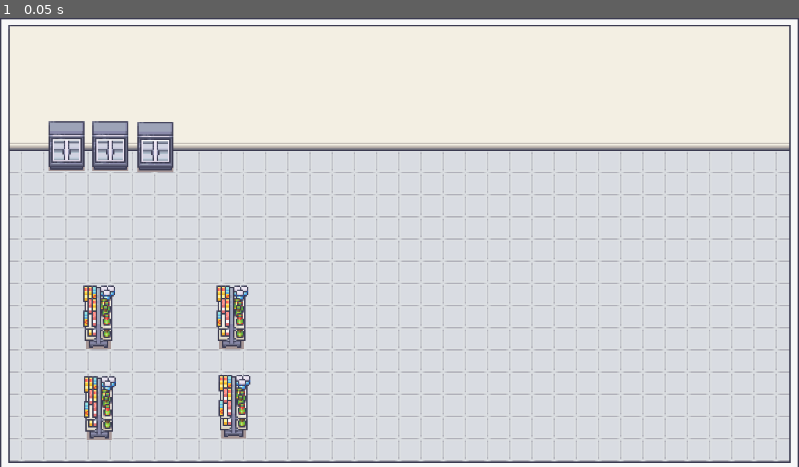
Above: before the commit, frame 1.
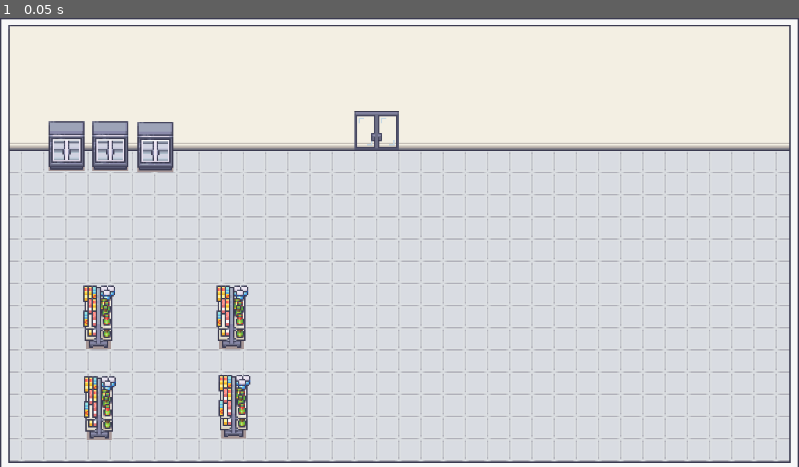
Above: after the commit, the same moment.

Repository: emilykrohn/Checkout
Game: Godot game, scene res://Scenes/main.tscn
The game is run twice, just before and just after one commit, with the same random seed, the same clock (stepped at 60 frames per second) and the same inputs.
Inputs:
- Up to frame 1 (0.05 s): no input

The runs differ from the first frame. In frame 1, 0.2% of the frame differs, in the area x 44-50%, y 20-30%.

Commit message:
Create door scene and add it to game scene

Diff:
--- /dev/null
+++ b/Scenes/doors.tscn
@@ -0,0 +1,84 @@
+[gd_scene load_steps=12 format=3 uid="uid://ceicocortr3nw"]
+
+[ext_resource type="Texture2D" uid="uid://bm8ak2tf5wcrt" path="res://Art/Doors/animated_door_glass_double_32x32.png" id="1_jhn2t"]
+
+[sub_resource type="AtlasTexture" id="AtlasTexture_8pxrg"]
+atlas = ExtResource("1_jhn2t")
+region = Rect2(0, 0, 64, 96)
+
+[sub_resource type="AtlasTexture" id="AtlasTexture_bsg6b"]
+atlas = ExtResource("1_jhn2t")
+region = Rect2(0, 0, 64, 96)
+
+[sub_resource type="AtlasTexture" id="AtlasTexture_m45hu"]
+atlas = ExtResource("1_jhn2t")
+region = Rect2(64, 0, 64, 96)
+
+[sub_resource type="AtlasTexture" id="AtlasTexture_gnv7t"]
+atlas = ExtResource("1_jhn2t")
+region = Rect2(128, 0, 64, 96)
+
+[sub_resource type="AtlasTexture" id="AtlasTexture_u1xns"]
+atlas = ExtResource("1_jhn2t")
+region = Rect2(192, 0, 64, 96)
+
+[sub_resource type="AtlasTexture" id="AtlasTexture_dsji0"]
+atlas = ExtResource("1_jhn2t")
+region = Rect2(256, 0, 64, 96)
+
+[sub_resource type="AtlasTexture" id="AtlasTexture_8iibw"]
+atlas = ExtResource("1_jhn2t")
+region = Rect2(320, 0, 64, 96)
+
+[sub_resource type="AtlasTexture" id="AtlasTexture_0cn0n"]
+atlas = ExtResource("1_jhn2t")
+region = Rect2(384, 0, 64, 96)
+
+[sub_resource type="AtlasTexture" id="AtlasTexture_nisdi"]
+atlas = ExtResource("1_jhn2t")
+region = Rect2(448, 0, 64, 96)
+
+[sub_resource type="SpriteFrames" id="SpriteFrames_ak5lx"]
+animations = [{
+"frames": [{
+"duration": 1.0,
+"texture": SubResource("AtlasTexture_8pxrg")
+}],
+"loop": true,
+"name": &"closed",
+"speed": 5.0
+}, {
+"frames": [{
+"duration": 1.0,
+"texture": SubResource("AtlasTexture_bsg6b")
+}, {
+"duration": 1.0,
+"texture": SubResource("AtlasTexture_m45hu")
+}, {
+"duration": 1.0,
+"texture": SubResource("AtlasTexture_gnv7t")
+}, {
+"duration": 1.0,
+"texture": SubResource("AtlasTexture_u1xns")
+}, {
+"duration": 1.0,
+"texture": SubResource("AtlasTexture_dsji0")
+}, {
+"duration": 1.0,
+"texture": SubResource("AtlasTexture_8iibw")
+}, {
+"duration": 1.0,
+"texture": SubResource("AtlasTexture_0cn0n")
+}, {
+"duration": 1.0,
+"texture": SubResource("AtlasTexture_nisdi")
+}],
+"loop": true,
+"name": &"open",
+"speed": 5.0
+}]
+
+[node name="Doors" type="AnimatedSprite2D"]
+sprite_frames = SubResource("SpriteFrames_ak5lx")
+animation = &"open"
+frame_progress = 0.929666
--- a/Scenes/main.tscn
+++ b/Scenes/main.tscn
@@ -1,10 +1,11 @@
-[gd_scene load_steps=10 format=3 uid="uid://cn85xf36fde3o"]
+[gd_scene load_steps=11 format=3 uid="uid://cn85xf36fde3o"]
 
 [ext_resource type="Texture2D" uid="uid://dms7xcdqhjqv8" path="res://Art/Background/Room_Builder_Floors_32x32.png" id="1_yb2tw"]
 [ext_resource type="Texture2D" uid="uid://clige3unx35bc" path="res://Art/Background/Room_Builder_Walls_32x32.png" id="2_w6jnh"]
 [ext_resource type="Texture2D" uid="uid://c88sn1tx26fps" path="res://Art/Background/Room_Builder_borders_32x32.png" id="3_xfosw"]
 [ext_resource type="PackedScene" uid="uid://c7fkcsyqg75b4" path="res://Scenes/shelf.tscn" id="4_q4827"]
 [ext_resource type="PackedScene" uid="uid://bigtjchar0i65" path="res://Scenes/refrigerator.tscn" id="5_xs3l2"]
+[ext_resource type="PackedScene" uid="uid://ceicocortr3nw" path="res://Scenes/doors.tscn" id="6_17mcd"]
 
 [sub_resource type="TileSetAtlasSource" id="TileSetAtlasSource_j62xu"]
 texture = ExtResource("1_yb2tw")
@@ -6377,3 +6378,7 @@
 
 [node name="Refrigerator3" parent="game/Refrigerators" instance=ExtResource("5_xs3l2")]
 position = Vector2(224, 190)
+
+[node name="Doors" parent="game" instance=ExtResource("6_17mcd")]
+position = Vector2(543, 144)
+frame_progress = 0.573653
